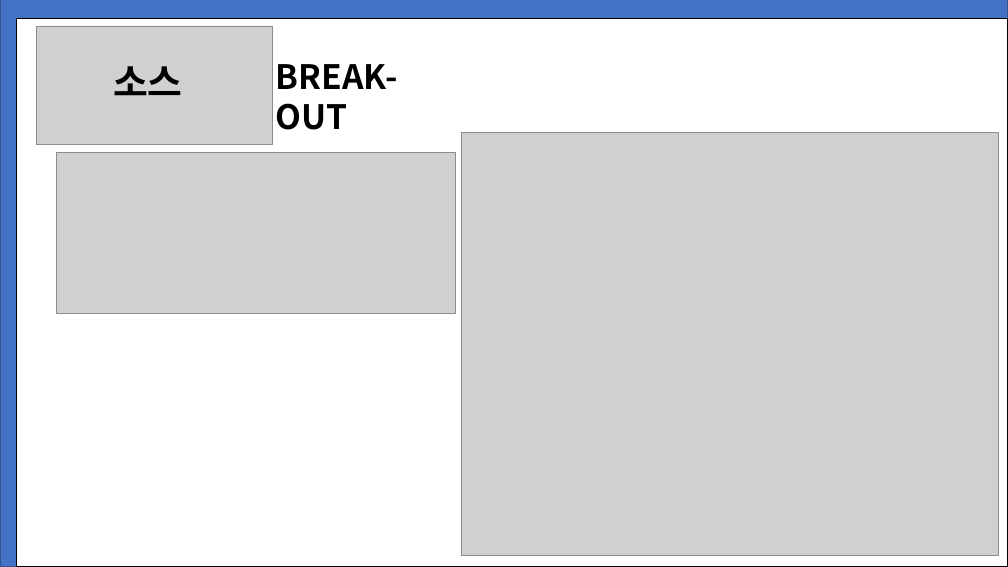
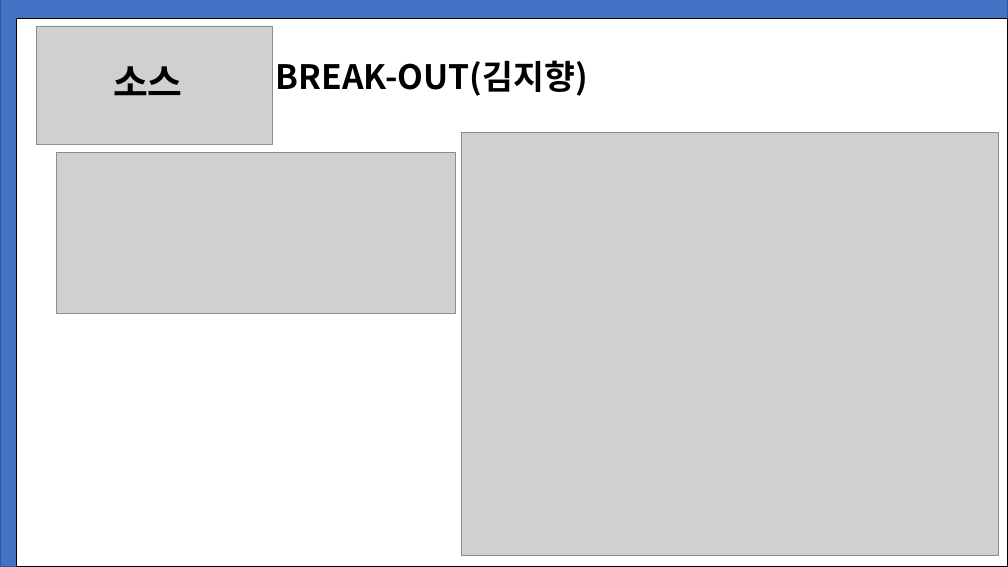
Before and after one commit to 0bliviat3/Tetris_js, a slide deck: slide 21 of JavaScriptProject_game/게임만들기.pptx. Drawn at 1008x567 pixels with LibreOffice and Linux fonts; fonts in the diff are those of the drawing; grey boxes stand for pictures. Boxes give left, top, right and bottom in pixels: in the first picture for what was removed or moved away, otherwise in the second. Text is boxed around its words. In the diff, an @@ line names an element or a change of style, - is before the commit and + after.

```diff
--- a/JavaScriptProject_game/게임만들기.pptx
+++ b/JavaScriptProject_game/게임만들기.pptx
@@ text at <box>276,60,588,96</box>: text changed @@
-BREAK-OUT
+BREAK-OUT(김지향)
```
Also in this commit, not shown: 7 other slides changed, 1 slide added, 1 other file.
